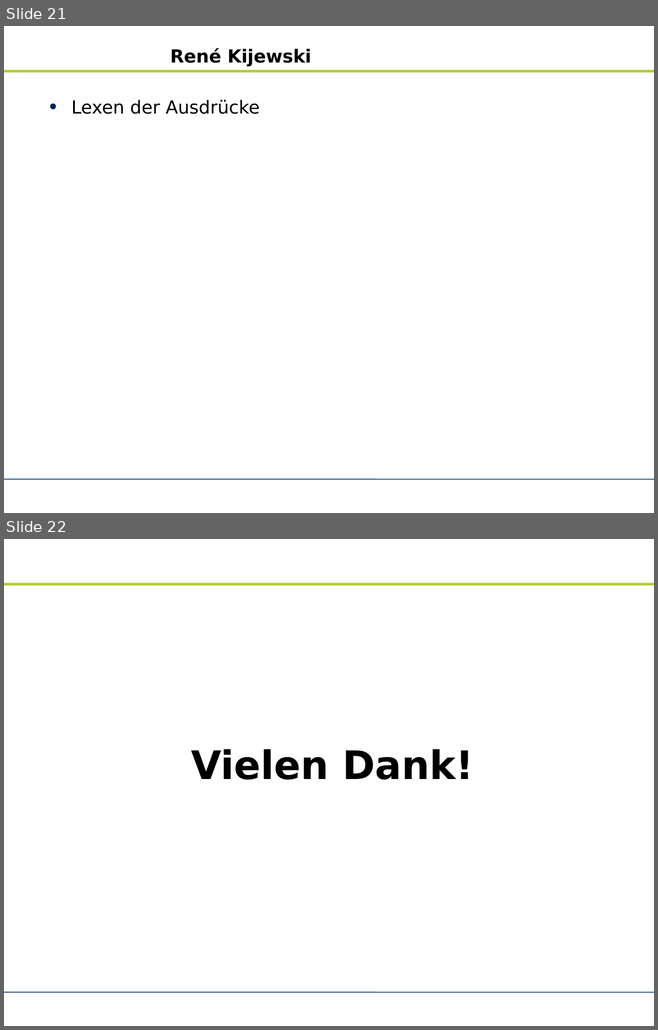
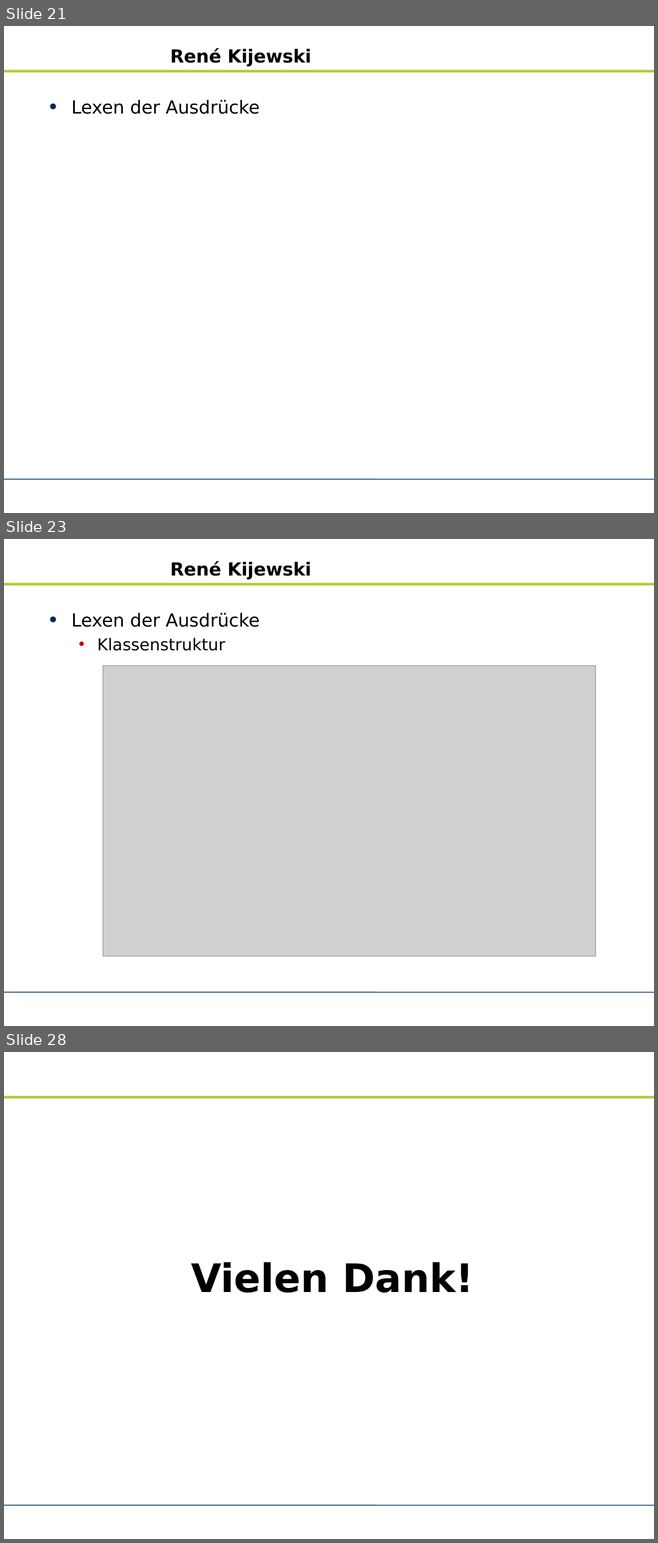
Before and after one commit to zhongxinhua/sose10-swp-uebersetzerbau, a slide deck: trunk/dokumentation/rk-kundenpraesentation.odp. Shown one above the other, each under a label of ours: slides 21 and 22 before the commit, slides 21, 23 and 28 after it; the slides between them are not shown. The pictures are 658x1030 and 658x1543 pixels, drawn with LibreOffice and Linux fonts; fonts in the diff are those of the drawing; grey boxes stand for pictures; background and template pictures are left out. Boxes give left, top, right and bottom in pixels: in the first picture for what was removed or moved away, otherwise in the second. Text is boxed around its words. In the diff, an @@ line names an element or a change of style, - is before the commit and + after.

```diff
--- a/trunk/dokumentation/rk-kundenpraesentation.odp
+++ b/trunk/dokumentation/rk-kundenpraesentation.odp
@@ slide 23 added at bbox=[4, 539, 654, 1026], background #FFFFFF; not listed: 2 template elements that a slide beside it also shows @@
@@ title added at bbox=[170, 561, 311, 580], 22 pt, text #000000, bold @@
+René Kijewski
@@ text added at bbox=[71, 613, 260, 651], 22 pt, text #000000 @@
+• Lexen der Ausdrücke
+  • Klassenstruktur
@@ picture added at bbox=[103, 666, 596, 957] @@
@@ what was slide 22 is now slide 28 @@
```
Also in this commit, not shown: 1 slide changed, 5 other slides added, 7 other files.
